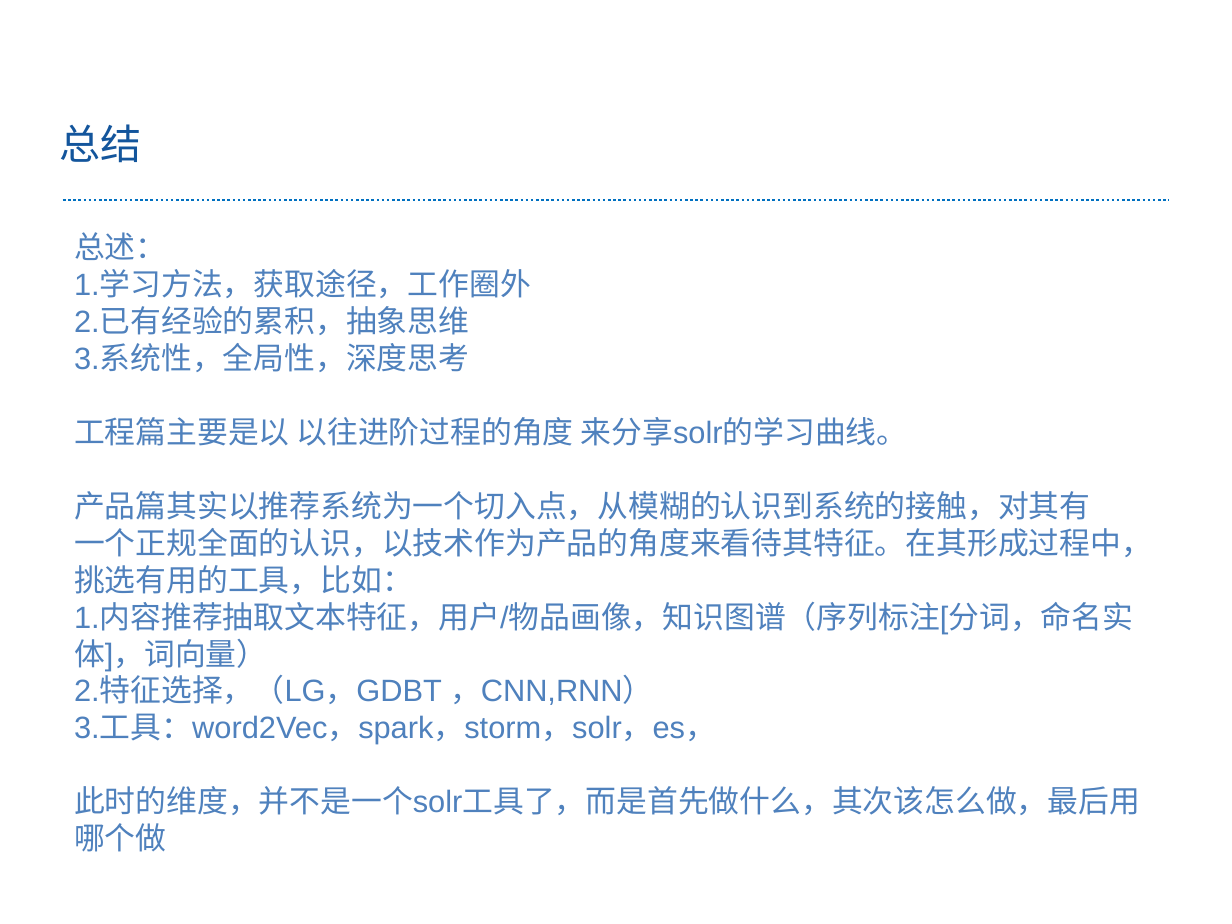
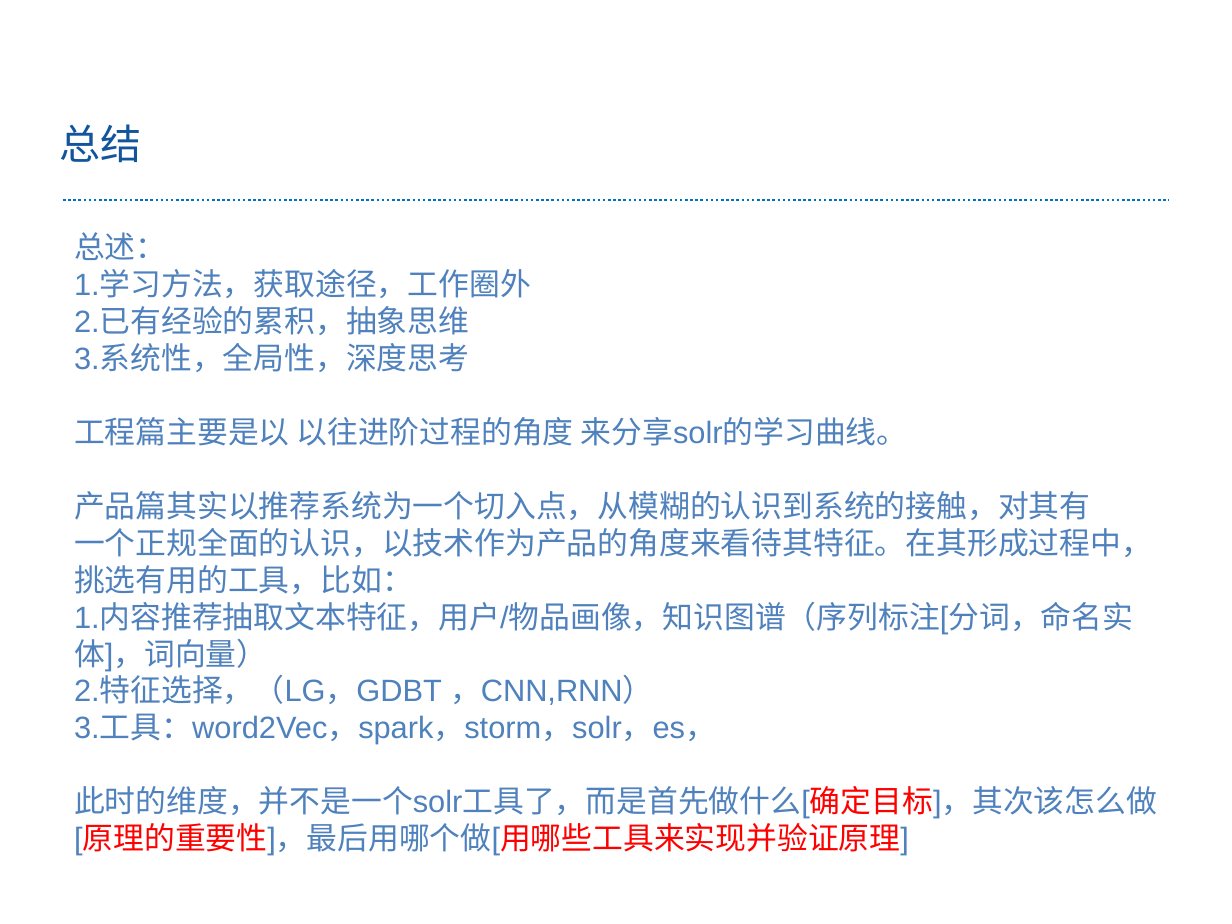
Before and after one commit to renyuxiang/doc, a slide deck: slide 33 of wy-任宇翔搜索工程师学习之路.pptx. Drawn at 1232x924 pixels with LibreOffice and Linux fonts; fonts in the diff are those of the drawing; background and template pictures are left out. Boxes give left, top, right and bottom in pixels: in the first picture for what was removed or moved away, otherwise in the second. Text is boxed around its words. In the diff, an @@ line names an element or a change of style, - is before the commit and + after.

```diff
--- a/wy-任宇翔搜索工程师学习之路.pptx
+++ b/wy-任宇翔搜索工程师学习之路.pptx
@@ text at box(74, 786, 1157, 855): text changed @@
-此时的维度，并不是一个solr工具了，而是首先做什么，其次该怎么做，最后用
-哪个做
+此时的维度，并不是一个solr工具了，而是首先做什么[确定目标]，其次该怎么做[原理的重要性]，最后用哪个做[用哪些工具来实现并验证原理]
```
Also in this commit, not shown: 5 other slides changed.
